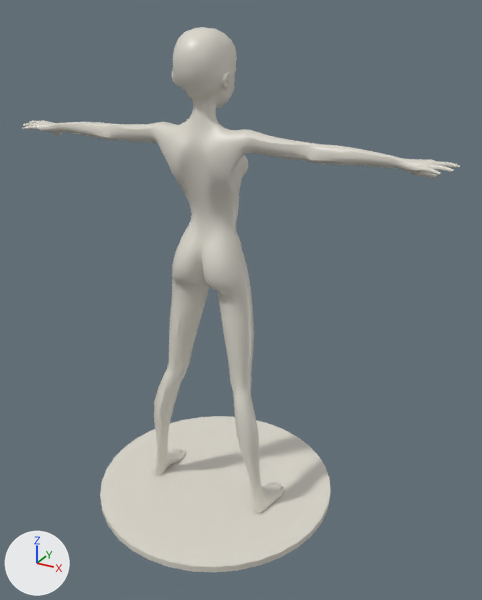
A saved change to the glTF model Model/scene.gltf.
Camera for both pictures: a camera (50 mm lens) standing at (102.2, -170.8, 157.3) and looking at (8.6, -0.7, 72.2). Every picture has the same lights, and +X, +Y and +Z are marked at lower left. Where no turn or scale is listed for an object, it has been applied to the vertices.

Script lines for the objects in view, before the commit:
```python
me_default_0 = bpy.data.meshes.new('_______________Default_0')
me_default_0.from_pydata(...)  # a 36-sided cylinder along z spanning x -41.1..41.1, y -44.9..37.3, z -1.5..0.7
me_default_0.materials.append(mat_default)  # light grey #ddd9ce
me_thorax_2_default_0 = bpy.data.meshes.new('Thorax_2_Default_0')
me_thorax_2_default_0.from_pydata(...)  # 6094 vertices, 12184 faces; spans x -71.0..71.0, y -15.0..8.0, z 0.0..152.0
me_thorax_2_default_0.materials.append(mat_default)  # light grey #ddd9ce
ob_default_0 = bpy.data.objects.new('_______________Default_0', me_default_0)
ob_default_0.location = (0.0, 0.0, 0.0)
ob_thorax_2_default_0 = bpy.data.objects.new('Thorax_2_Default_0', me_thorax_2_default_0)
ob_thorax_2_default_0.location = (0.0, 0.0, 0.0)
```
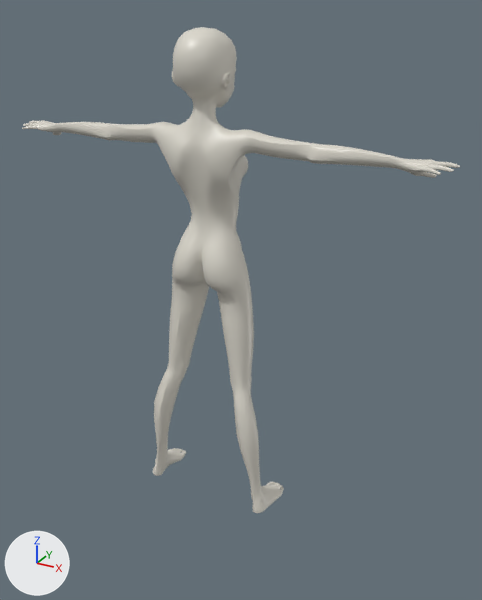
The newer file is also turned or shifted as a whole; pictures and numbers use the older file's frame.

Edits to the bpy script that builds the scene:
```text
Remove ob_default_0:
    ob_default_0 = bpy.data.objects.new('_______________Default_0', me_default_0)
    ob_default_0.location = (0.0, 0.0, 0.0)
```

Changed parts and their boxes (x1, y1, x2, y2) in the pictures (482 x 600 px):
'_______________Default_0', deleted: before (100, 416, 331, 572)
